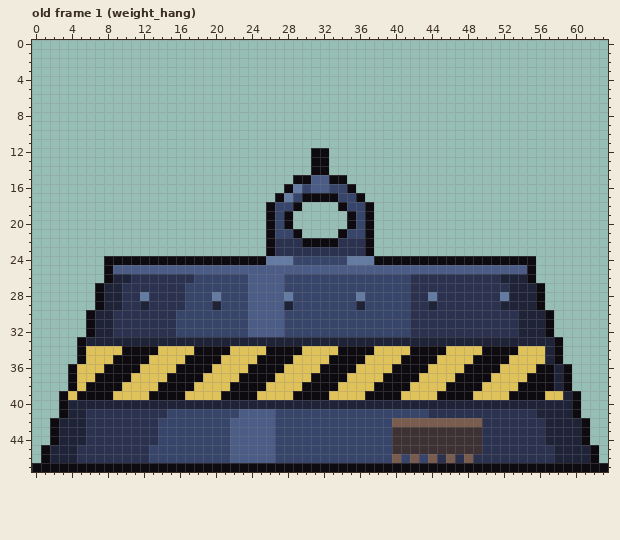
A pixel-art file gets an edit: assets/source/props/floor01/gw_weight.ase. Above is the file before it was changed.
64x48 pixels, 1 frame. Shown: old frame 1 (weight_hang).
After the commit:
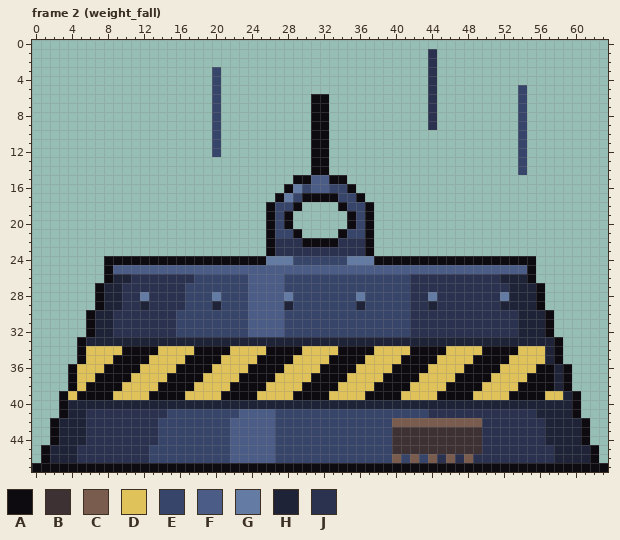
Palette (. is transparent): A #0e0b10  B #3e3133  C #7a5c4e  D #e0c25a  E #38456a  F #4b5d86  G #647ca4  H #1f2338  J #2a3250
A new or re-ordered frame is compared with the old frame closest to it.
Changes in this commit:
frames 1 -> 2
--- frame 2 (weight_fall) is new; against old frame 1 (weight_hang)
@@ x 18..56 @@
  0 .......................................
- 1 .......................................
- 2 .......................................
- 3 .......................................
- 4 .......................................
- 5 .......................................
- 6 .......................................
- 7 .......................................
- 8 .......................................
- 9 .......................................
-10 .......................................
-11 .......................................
-12 .............AA........................
-13 .............AA........................
-14 .............AA........................
+ 1 ..........................J............
+ 2 ..........................J............
+ 3 ..E.......................J............
+ 4 ..E.......................J............
+ 5 ..E.......................J.........E..
+ 6 ..E..........AA...........J.........E..
+ 7 ..E..........AA...........J.........E..
+ 8 ..E..........AA...........J.........E..
+ 9 ..E..........AA...........J.........E..
+10 ..E..........AA.....................E..
+11 ..E..........AA.....................E..
+12 ..E..........AA.....................E..
+13 .............AA.....................E..
+14 .............AA.....................E..
 15 ...........AAFFAA......................
